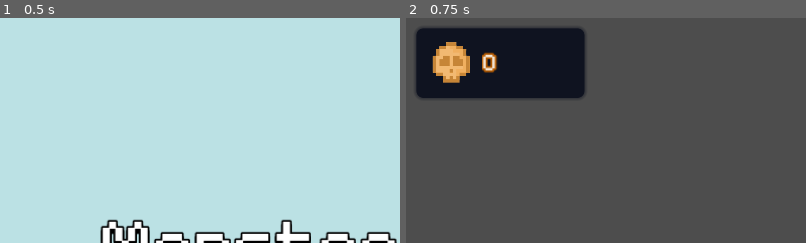
Above: before the commit, frames 1-2 (left to right).
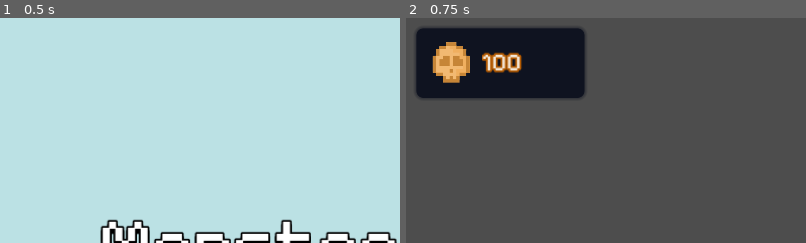
Above: after the commit, the same moments.

Repository: verstraate/monster-daycare
Game: Godot game, scene res://_Scenes/MainMenu/main_menu.tscn
Same seed, same stepped clock (60 frames per second), same inputs: the game is played once before the commit and once after it.
Inputs (mouse positions are % of the whole screen's width and height, from its top left):
- Up to frame 1 (0.5 s): no input
- Up to frame 2 (0.75 s): click (50, 50) at 0.5 s
The pictures show only the part of the screen within x 0-50%, y 0-50%; the shares and areas given below are measured in that part.

Frame 1 is identical in both runs. In frame 2, 0.8% of the frame differs, in the area x 19-29%, y 15-25%.

Commit message:
feat: Added multiply to IdleNumber

Diff:
--- a/Scripts/IdleNumber.gd
+++ b/Scripts/IdleNumber.gd
@@ -2,10 +2,10 @@
 
 var _num_places: Array[int]
 
-func _init() -> void:
-	_num_places = [0]
+func _init(starting_value: String = "0") -> void:
+	_num_places = num_to_array(starting_value)
 
-func display_value(significant_figures: int = 3) -> String:
+func display_value(significant_figures: int = 3, append_suffix: bool = true) -> String:
 	var highest_place: int = _num_places.back()
 	var amount_suffix: String = Enums.BigNumberAmounts.find_key(_num_places.size() - 2) if _num_places.size() > 1 else ""
 
@@ -18,7 +18,7 @@
 		second_highest_place = second_highest_place.substr(0, substr_length)
 		result = "%s.%s" % [result, second_highest_place]
 
-	return "%s%s" % [result, amount_suffix]
+	return "%s%s" % [result, amount_suffix] if append_suffix else result
 
 static func num_to_array(large_num: String) -> Array[int]:
 	var arr: Array[int] = []
@@ -96,3 +96,29 @@
 		result.append(diff)
 
 	_num_places = result
+
+func multiply(value: float) -> void:
+	var result: Array[int] = []
+
+	var temp_places: Array[int] = _num_places.duplicate()
+	var _temp_size: int = temp_places.size()
+
+	var carry: int = 0
+	while _temp_size > 0 or carry > 0:
+		var curr_place: int = 0
+
+		if _temp_size > 0:
+			curr_place += temp_places.pop_front()
+			_temp_size -= 1
+			curr_place *= value
+
+		curr_place += carry
+
+		# limit result to 1s, 10s and 100s places
+		# e.g., 9318 -> 318, carry: 9
+		carry = curr_place / 1000
+		curr_place %= 1000
+
+		result.append(curr_place)
+
+	_num_places = result
--- a/_Scenes/Game/game.tscn
+++ b/_Scenes/Game/game.tscn
@@ -5,7 +5,7 @@
 
 [node name="Game" type="Node2D"]
 
+[node name="MoneyManager" parent="." instance=ExtResource("2_c7f46")]
+starting_money = "100"
+
 [node name="UI" parent="." instance=ExtResource("1_65hya")]
-
-[node name="MoneyManager" parent="." instance=ExtResource("2_c7f46")]
-starting_money = "0"
--- a/_Scenes/MoneyManager/money_manager.gd
+++ b/_Scenes/MoneyManager/money_manager.gd
@@ -1,7 +1,7 @@
 class_name MoneyManager
 extends Node2D
 
-var _money: IdleNumber = IdleNumber.new()
+var _money: IdleNumber
 
 @export
 var starting_money: String
@@ -9,7 +9,7 @@
 signal money_updated(value: IdleNumber)
 
 func _ready() -> void:
-	adjust_money(starting_money)
+	_money = IdleNumber.new(starting_money)
 
 func get_money() -> IdleNumber:
 	return _money
@@ -17,6 +17,9 @@
 func adjust_money(value: String) -> void:
 	if value[0] == "-":
 		_money.subtract(value)
+	elif value[0] == "*":
+		var mult_amount: String = value.substr(1, value.length())
+		_money.multiply(float(mult_amount))
 	else:
 		_money.add(value)
 
